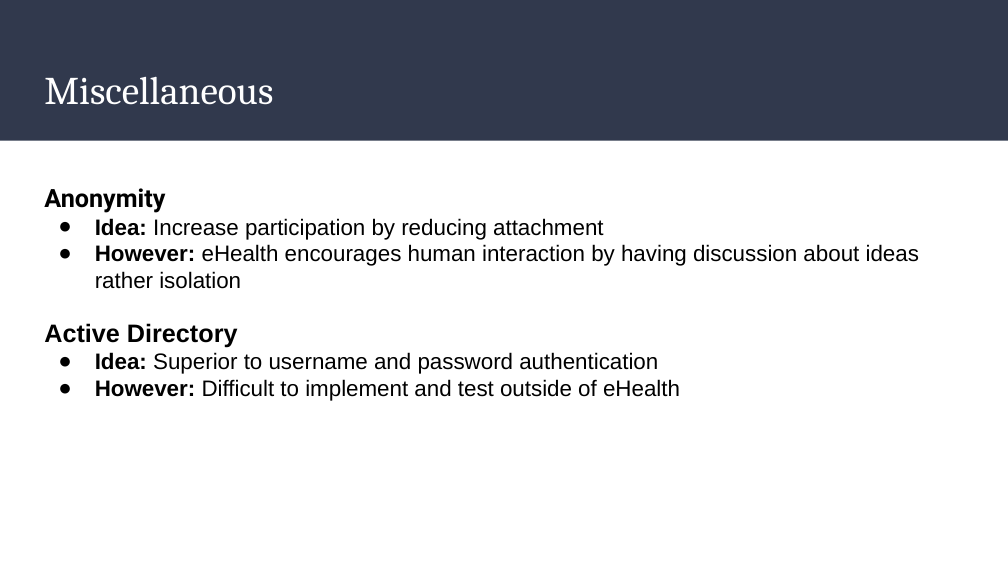
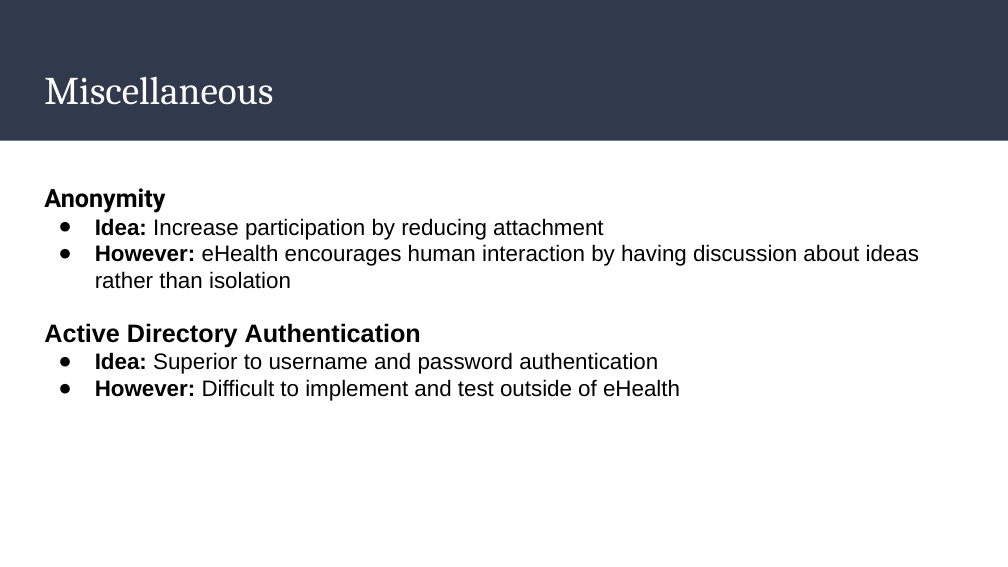
Before and after one commit to herasymj/Health-Esteem, a slide deck: slide 17 of presentations/Milestone 1 Report Out.pptx. Drawn at 1008x567 pixels with LibreOffice and Linux fonts; fonts in the diff are those of the drawing. Boxes give left, top, right and bottom in pixels: in the first picture for what was removed or moved away, otherwise in the second. Text is boxed around its words. In the diff, an @@ line names an element or a change of style, - is before the commit and + after.

Commit message:
Fixed a typo in the Milestone 1 presentation.

```diff
--- a/presentations/Milestone 1 Report Out.pptx
+++ b/presentations/Milestone 1 Report Out.pptx
@@ text at (x1=44, y1=244, x2=919, y2=347): text changed @@
-● However: eHealth encourages human interaction by having discussion about ideas rather isolation
-Active Directory
+● However: eHealth encourages human interaction by having discussion about ideas rather than isolation
+Active Directory Authentication
```
Also in this commit, not shown: 1 other slide changed.
